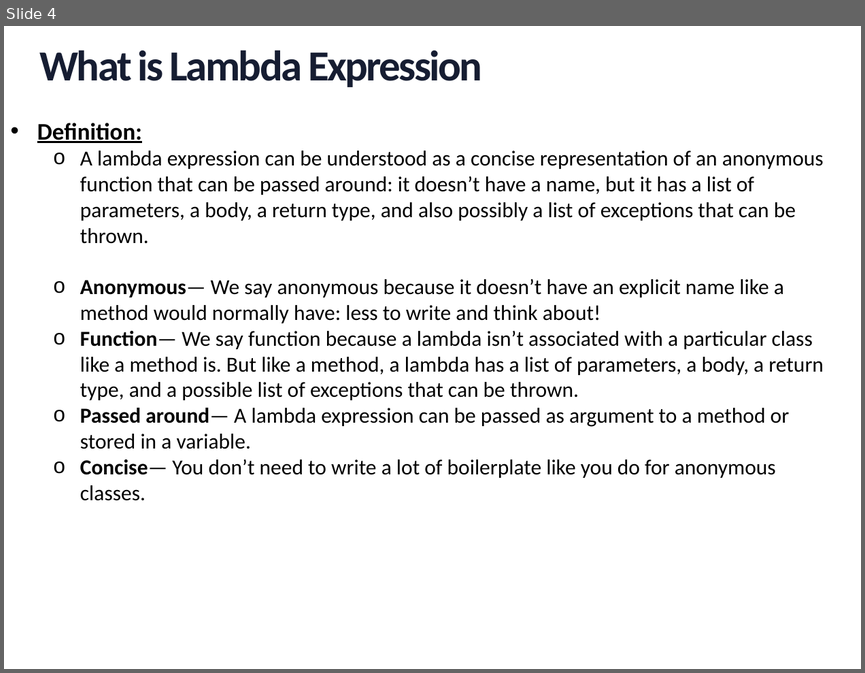
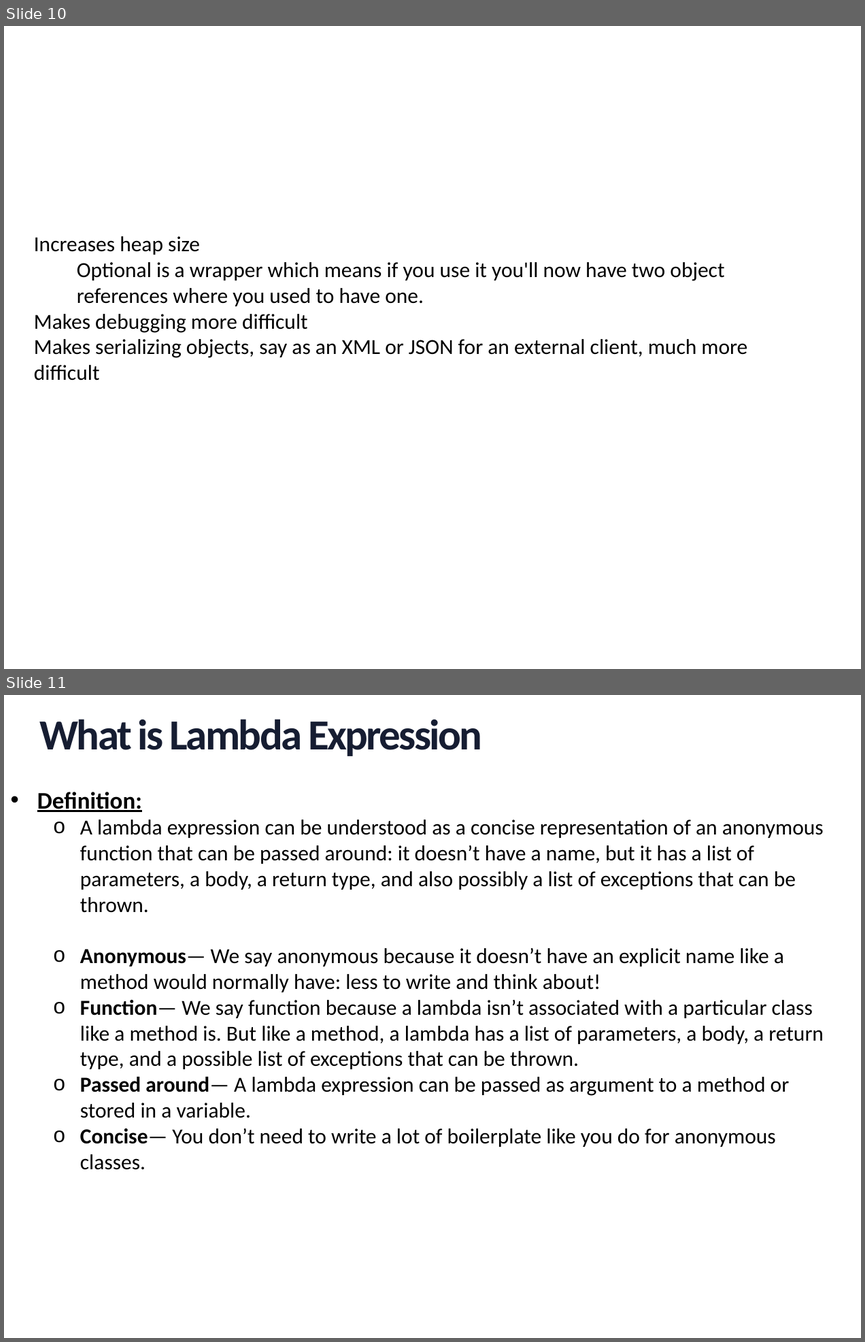
Before and after one commit to minhntk/jdk8, a slide deck: document/Lambda Expression.pptx. Shown one above the other, each under a label of ours: slide 4 before the commit, slides 10 and 11 after it. The pictures are 865x673 and 865x1342 pixels, drawn with LibreOffice and Linux fonts; fonts in the diff are those of the drawing; background and template pictures are left out. Boxes give left, top, right and bottom in pixels: in the first picture for what was removed or moved away, otherwise in the second. Text is boxed around its words. In the diff, an @@ line names an element or a change of style, - is before the commit and + after.

```diff
--- a/document/Lambda Expression.pptx
+++ b/document/Lambda Expression.pptx
@@ slide 10 added at <box>4,26,861,669</box>, background picture (left out) @@
@@ text added at <box>34,236,747,380</box>, 18 pt, text #000000 @@
+Increases heap size
+  Optional is a wrapper which means if you use it you'll now have two object references where you used to have one.
+Makes debugging more difficult
+Makes serializing objects, say as an XML or JSON for an external client, much more difficult
@@ what was slide 4 is now slide 11 @@
```
Also in this commit, not shown: 2 slides changed, 7 other slides added, 1 slide removed, 4 other files.
